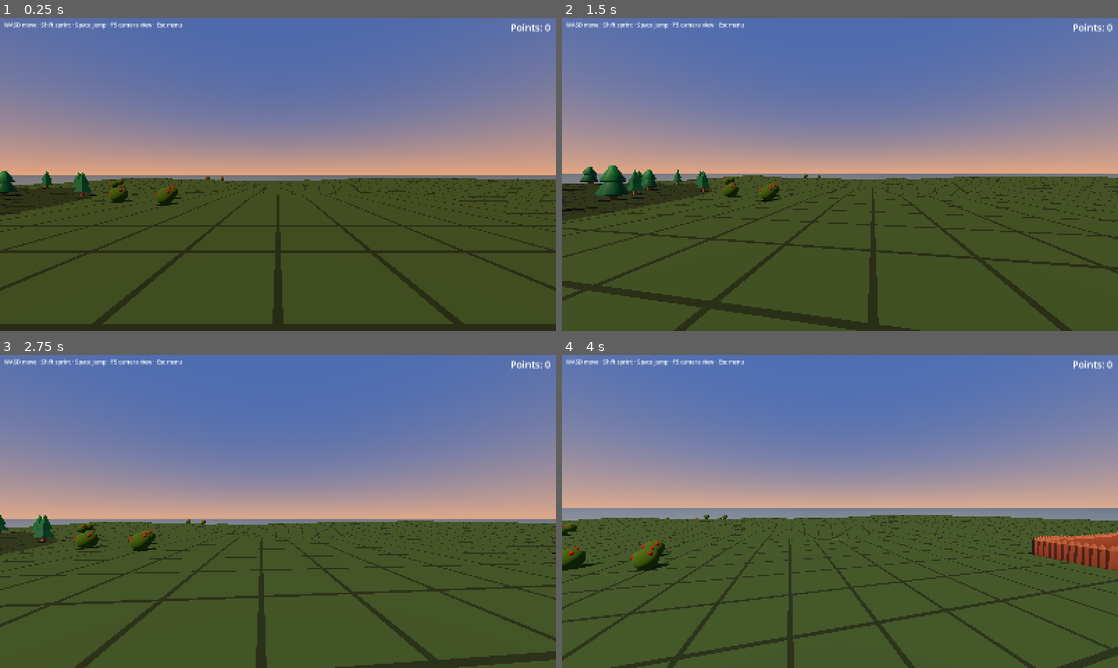
Above: before the commit, frames 1-4 (two rows, left to right).
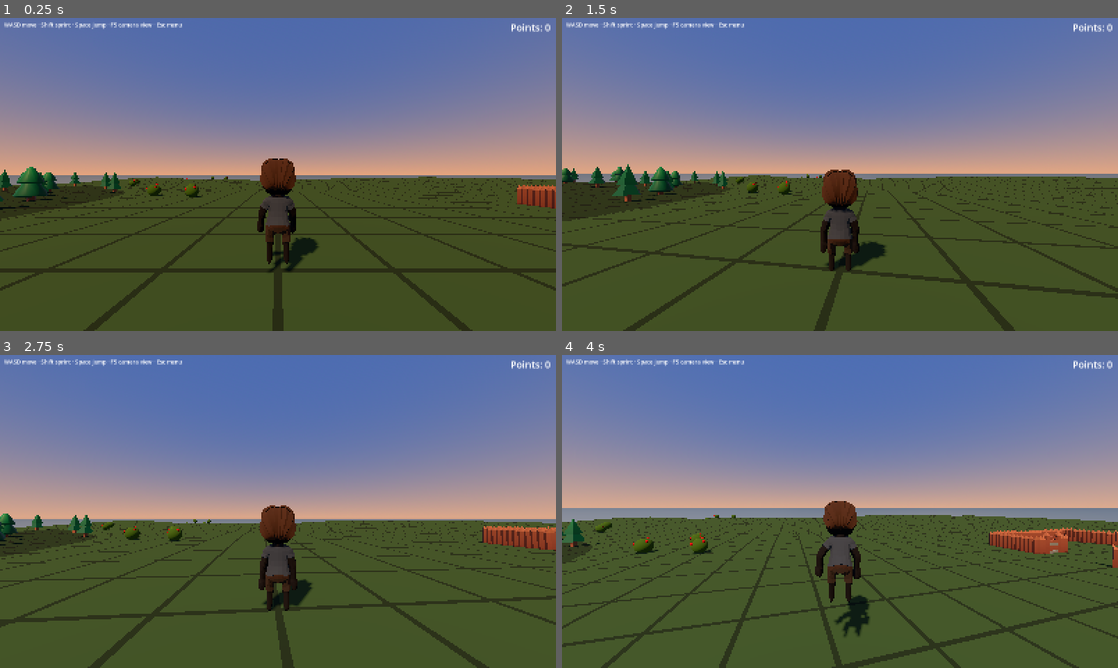
Above: after the commit, the same moments.

Repository: forsman5/sitka
Game: Godot game, scene res://scenes/on_foot/on_foot.tscn
Two runs of this game, one before a commit and one after it. Both use one fixed random seed, a clock stepped at 60 frames per second and the inputs below. This scene is started directly instead of the project's main scene.
Inputs (mouse positions are in pixels of both pictures, inside the frame that each line leads up to):
- Up to frame 1 (0.25 s): no input
- Up to frame 2 (1.5 s): tap Enter at 0.5 s; move the mouse to (867, 174) at 0.52 s; hold Q 0.53-1.28 s; hold Up (ui_up) from 0.53 s (still down); click (867, 174) at 0.67 s; tap Space at 0.77 s; move the mouse to (812, 174) at 1.27 s; tap E at 1.35 s; click (812, 174) at 1.42 s
- Up to frame 3 (2.75 s): keep holding Up (ui_up); tap Space at 1.52 s; move the mouse to (289, 505) at 2.02 s; hold Alt from 2.03 s (still down); click (289, 505) at 2.17 s
- Up to frame 4 (4 s): keep holding Up (ui_up); tap Space at 2.75, 3.02, 3.77 s; move the mouse to (834, 517) at 2.77 s; release Alt at 2.78 s; tap Shift at 2.85 s; click (834, 517) at 2.92 s; move the mouse to (878, 514) at 3.52 s; tap F at 3.6 s; click (878, 514) at 3.67 s

The runs differ from the first frame. In frame 1, 11% of the frame differs, in the area x 0-100%, y 44-100%; in frame 2, 13%; in frame 3, 12%; in frame 4, 14%, in the area x 0-100%, y 46-100%.

Commit message:
On Foot: left-click bark with CC0 sound effects, third person by default
Dog barks on left click (random of 4 clips, pitch variation, cooldown, plays the
Attack clip as a bark pose, emits barked signal). Clips are CC0, cut from
Brandon Morris's Dog Barking Mono; three alternates from pauliuw's Dog Sounds
are in assets/audio/bark/options. Camera now starts in third person (behind).

Co-Authored-By: Claude Sonnet 5.5 <noreply@anthropic.com>

Diff:
--- a/scripts/on_foot/on_foot_player.gd
+++ b/scripts/on_foot/on_foot_player.gd
@@ -18,8 +18,20 @@
 @export var bob_amount: float = 0.04
 @export var bob_frequency: float = 2.2
 @export var third_person_distance: float = 3.2
+@export var bark_cooldown: float = 0.45
+
+signal barked(world_position: Vector3)
 
 enum CameraMode { FIRST_PERSON, THIRD_BACK, THIRD_FRONT }
+
+## Individual barks (see assets/audio/bark/CREDITS.md). Alternatives to audition
+## live in assets/audio/bark/options/.
+const DOG_BARKS: Array = [
+	preload("res://assets/audio/bark/bark_1.wav"),
+	preload("res://assets/audio/bark/bark_2.wav"),
+	preload("res://assets/audio/bark/bark_3.wav"),
+	preload("res://assets/audio/bark/bark_4.wav"),
+]
 
 ## Which character the next OnFootPlayer spawns as (set by the chooser scene).
 static var selected_character: String = "person"
@@ -38,6 +50,7 @@
 		"sprint_speed": 8.5,
 		"jump_height": 1.2,
 		"scare_radius": 8.0,
+		"barks": [],
 		"anim": {
 			"idle": "CharacterArmature|Idle",
 			"walk": "CharacterArmature|Walk",
@@ -56,6 +69,8 @@
 		"sprint_speed": 8.0,
 		"jump_height": 0.9,
 		"scare_radius": 15.0,
+		"barks": DOG_BARKS,
+		"bark_anim": "AnimalArmature|Attack",
 		"anim": {
 			"idle": "AnimalArmature|Idle",
 			"walk": "AnimalArmature|Walk",
@@ -70,7 +85,12 @@
 var _camera: Camera3D
 var _model: Node3D
 var _anim: AnimationPlayer
-var _camera_mode: int = CameraMode.FIRST_PERSON
+var _camera_mode: int = CameraMode.THIRD_BACK
+var _bark_player: AudioStreamPlayer3D
+var _bark_cooldown_left: float = 0.0
+var _bark_anim_left: float = 0.0
+var _bark_anim_pending: bool = false
+var _last_bark: int = -1
 var _pitch: float = 0.0
 var _coyote_left: float = 0.0
 var _buffer_left: float = 0.0
@@ -129,7 +149,13 @@
 	add_child(_model)
 	_anim = _model.get_node_or_null("AnimationPlayer") as AnimationPlayer
 
-	_set_camera_mode(CameraMode.FIRST_PERSON)
+	_bark_player = AudioStreamPlayer3D.new()
+	_bark_player.position.y = eye_height * 0.8
+	_bark_player.unit_size = 15.0
+	_bark_player.max_distance = 150.0
+	add_child(_bark_player)
+
+	_set_camera_mode(_camera_mode)
 
 	Input.mouse_mode = Input.MOUSE_MODE_CAPTURED
 
@@ -141,11 +167,32 @@
 		rotate_y(-event.relative.x * mouse_sensitivity)
 		_pitch = clampf(_pitch - event.relative.y * mouse_sensitivity, -PI * 0.495, PI * 0.495)
 		_head.rotation.x = _pitch
+	elif event is InputEventMouseButton and event.pressed and event.button_index == MOUSE_BUTTON_LEFT 			and Input.mouse_mode == Input.MOUSE_MODE_CAPTURED:
+		bark()
 	elif event is InputEventKey and event.pressed and not event.echo:
 		if event.physical_keycode == KEY_SPACE:
 			_buffer_left = jump_buffer_time
 		elif event.physical_keycode == KEY_F5:
 			_set_camera_mode((_camera_mode + 1) % CameraMode.size())
+
+## Left click: play a random bark (dog only; the person has none). Returns whether
+## a bark played. Emits `barked` so animals can react later.
+func bark() -> bool:
+	var barks: Array = _character.get("barks", [])
+	if barks.is_empty() or _bark_cooldown_left > 0.0:
+		return false
+	# Never the same clip twice in a row, and a little pitch variation.
+	var idx := randi() % barks.size()
+	if barks.size() > 1 and idx == _last_bark:
+		idx = (idx + 1 + randi() % (barks.size() - 1)) % barks.size()
+	_last_bark = idx
+	_bark_player.stream = barks[idx]
+	_bark_player.pitch_scale = randf_range(0.93, 1.07)
+	_bark_player.play()
+	_bark_cooldown_left = bark_cooldown
+	_bark_anim_pending = _character.has("bark_anim")
+	barked.emit(global_position)
+	return true
 
 ## How close (in metres) animals let this character get before fleeing.
 func scare_radius() -> float:
@@ -159,6 +206,8 @@
 	_arm.rotation.y = PI if mode == CameraMode.THIRD_FRONT else 0.0
 
 func _physics_process(delta: float) -> void:
+	_bark_cooldown_left = maxf(_bark_cooldown_left - delta, 0.0)
+	_bark_anim_left = maxf(_bark_anim_left - delta, 0.0)
 	if global_position.y < fall_limit:
 		global_position = spawn_point
 		velocity = Vector3.ZERO
@@ -223,6 +272,14 @@
 
 func _update_animation() -> void:
 	if _anim == null or not _model.visible:
+		_bark_anim_pending = false
+		return
+	# One-shot bark pose; hold it briefly before returning to locomotion.
+	if _bark_anim_pending:
+		_bark_anim_pending = false
+		_bark_anim_left = 0.45
+		_anim.play(_character["bark_anim"], 0.05)
+	if _bark_anim_left > 0.0:
 		return
 	var horiz_speed := Vector2(velocity.x, velocity.z).length()
 	var anims: Dictionary = _character["anim"]
--- a/scripts/on_foot/on_foot_world.gd
+++ b/scripts/on_foot/on_foot_world.gd
@@ -53,6 +53,8 @@
 
 	var hint := Label.new()
 	hint.text = "WASD move · Shift sprint · Space jump · F5 camera view · Esc menu"
+	if OnFootPlayer.selected_character == "dog":
+		hint.text = "Left click bark · " + hint.text
 	hint.position = Vector2(12, 8)
 	var layer := CanvasLayer.new()
 	layer.add_child(hint)
Not shown, added: assets/audio/bark/bark_1.wav.import
Not shown, added: assets/audio/bark/bark_2.wav.import
Not shown, added: assets/audio/bark/bark_3.wav.import
Not shown, added: assets/audio/bark/bark_4.wav.import
Not shown, added: assets/audio/bark/options/alt_bark_1.wav.import
Not shown, added: assets/audio/bark/options/alt_bark_2.wav.import
Not shown, added: assets/audio/bark/options/alt_bark_3.wav.import
Not shown, added: assets/audio/bark/CREDITS.md
Not shown, added: assets/audio/bark/bark_1.wav
Not shown, added: assets/audio/bark/bark_2.wav
Not shown, added: assets/audio/bark/bark_3.wav
Not shown, added: assets/audio/bark/bark_4.wav
(and 3 more such lines)
